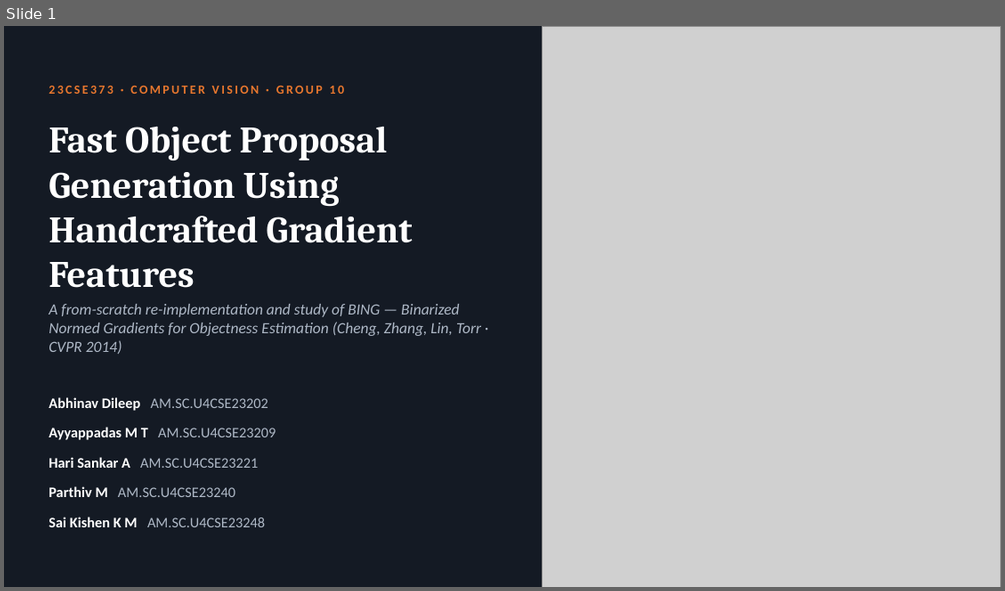
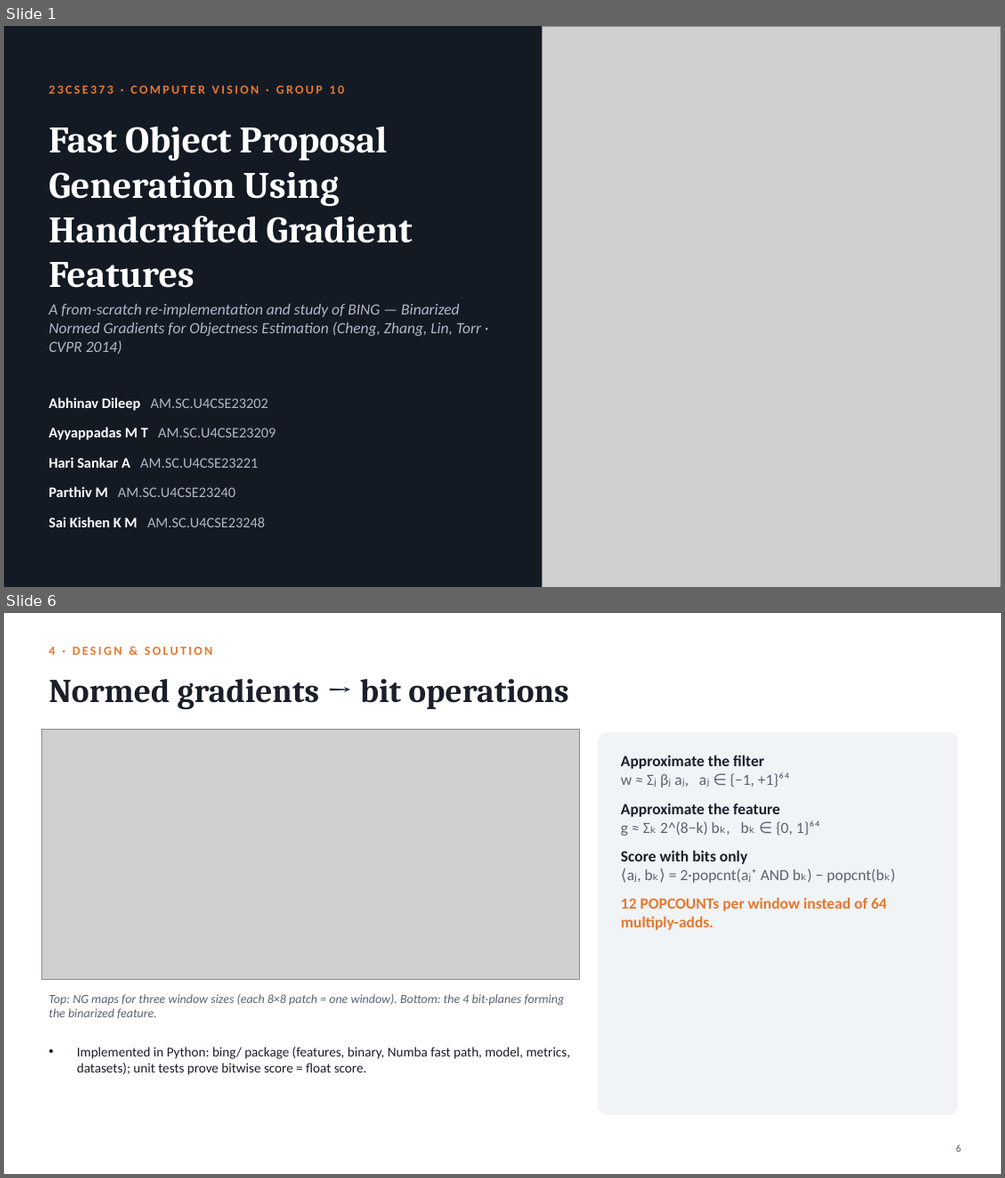
Before and after one commit to hari18305/cvprojectg10, a slide deck: presentation/BING_Objectness_Group10.pptx. Shown one above the other, each under a label of ours: slide 1 before the commit, slides 1 and 6 after it; the slides between them are not shown. The pictures are 1005x591 and 1005x1178 pixels, drawn with LibreOffice and Linux fonts; fonts in the diff are those of the drawing; grey boxes stand for pictures. Boxes give left, top, right and bottom in pixels: in the first picture for what was removed or moved away, otherwise in the second. Text is boxed around its words. In the diff, an @@ line names an element or a change of style, - is before the commit and + after.

Commit message:
Restructure presentation into 12 slides for a 10-minute talk
Sections: introduction, problem definition, proposed solution and novelty,
design and solution, result analysis with comparison to existing methods.

```diff
--- a/presentation/BING_Objectness_Group10.pptx
+++ b/presentation/BING_Objectness_Group10.pptx
@@ slide 6 added at (4, 613, 1001, 1174), background #FFFFFF @@
@@ text added at (48, 647, 212, 655), 12 pt, text #E8772E, bold @@
+4 · DESIGN & SOLUTION
@@ text added at (48, 679, 568, 710), 32 pt, text #1B1F2A, bold @@
+Normed gradients → bit operations
@@ picture added at (41, 729, 580, 980) @@
@@ rounded rectangle added at (599, 732, 957, 1114), fill #F1F4F7, outline #F1F4F7 1 pt @@
@@ text added at (621, 755, 887, 930), 15 pt, text #5B6270, bold @@
+Approximate the filter
+w ≈ Σⱼ βⱼ aⱼ, aⱼ ∈ {−1, +1}⁶⁴
+Approximate the feature
+g ≈ Σₖ 2^(8−k) bₖ, bₖ ∈ {0, 1}⁶⁴
+Score with bits only
+⟨aⱼ, bₖ⟩ = 2·popcnt(aⱼ⁺ AND bₖ) − popcnt(bₖ)
+12 POPCOUNTs per window instead of 64 multiply-adds.
@@ text added at (48, 994, 565, 1019), 12 pt, text #5B6270, italic @@
+Top: NG maps for three window sizes (each 8×8 patch = one window). Bottom: the 4 bit-planes forming the binarized feature.
@@ text added at (77, 1046, 570, 1075), 13 pt, text #1B1F2A @@
+• Implemented in Python: bing/ package (features, binary, Numba fast path, model, metrics, datasets); unit tests prove bitwise score = float score.
@@ text added at (955, 1144, 961, 1151), 10 pt, text #5B6270 @@
+6
```
Also in this commit, not shown: 7 slides changed, 3 other slides added, 10 slides removed, 1 other file.
